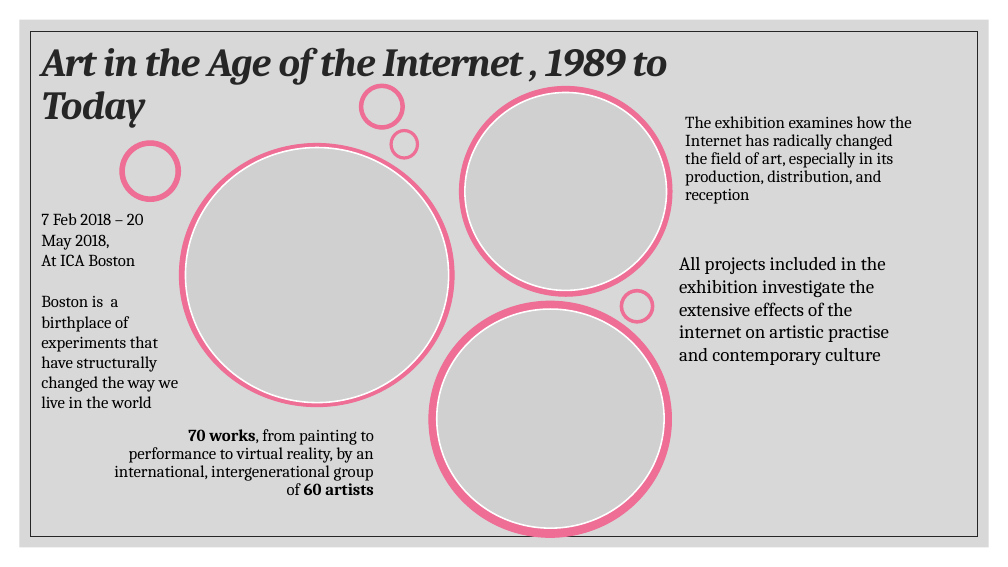
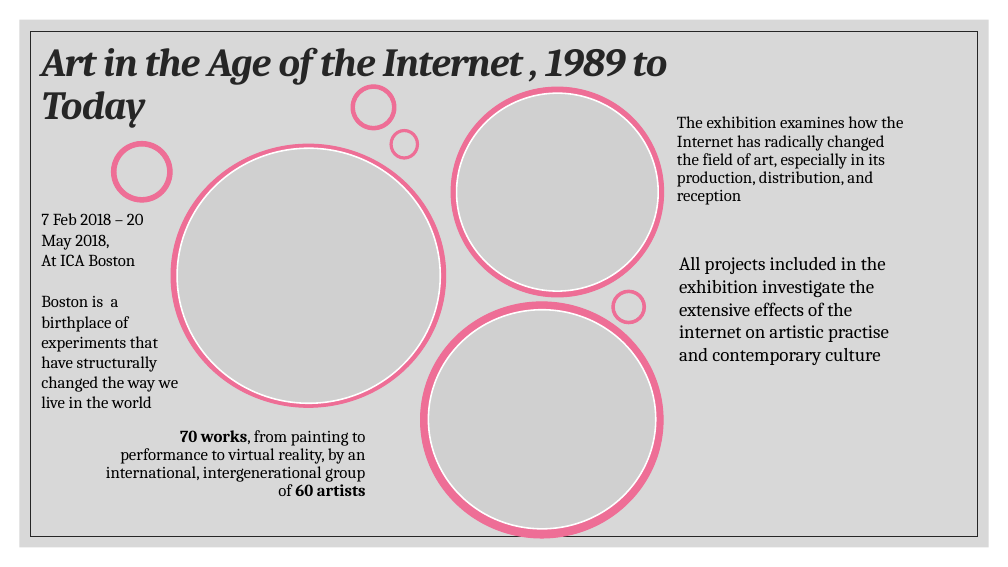
Before and after one commit to alk36/Curators-Presentation, a slide deck: slide 5 of art curators the newest one from saturday from pc.pptx. Drawn at 1008x567 pixels with LibreOffice and Linux fonts; fonts in the diff are those of the drawing; grey boxes stand for pictures; background and template pictures are left out. Boxes give left, top, right and bottom in pixels: in the first picture for what was removed or moved away, otherwise in the second. Text is boxed around its words. In the diff, an @@ line names an element or a change of style, - is before the commit and + after.

```diff
--- a/art curators the newest one from saturday from pc.pptx
+++ b/art curators the newest one from saturday from pc.pptx
@@ 3 pictures, 3 ellipses, 3 donuts, 2 frees: place and size @@
-3 pictures, 3 ellipses, 3 donuts, 2 frees at box(114, 84, 912, 537)
+3 pictures, 3 ellipses, 3 donuts, 2 frees at box(100, 85, 909, 538)
```
Also in this commit, not shown: 9 other slides changed, 3 slides added, 3 slides removed, 1 other file.
